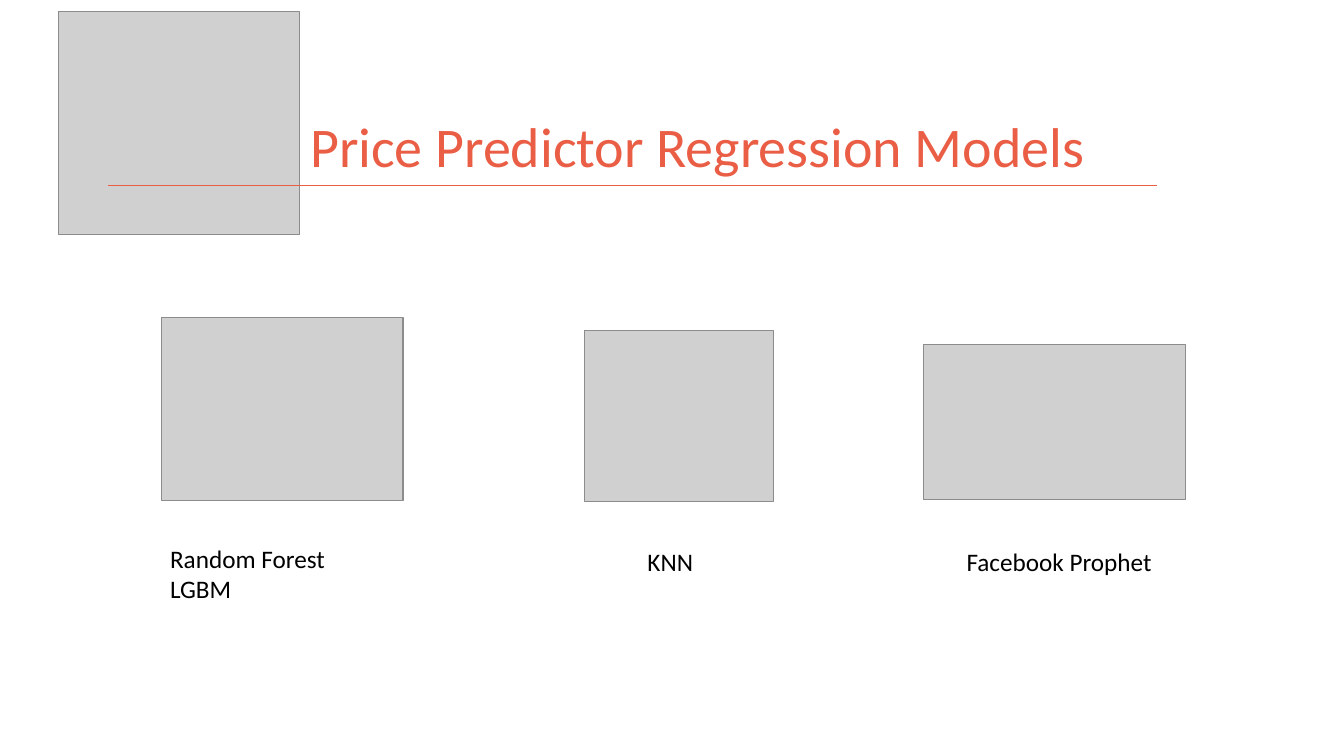
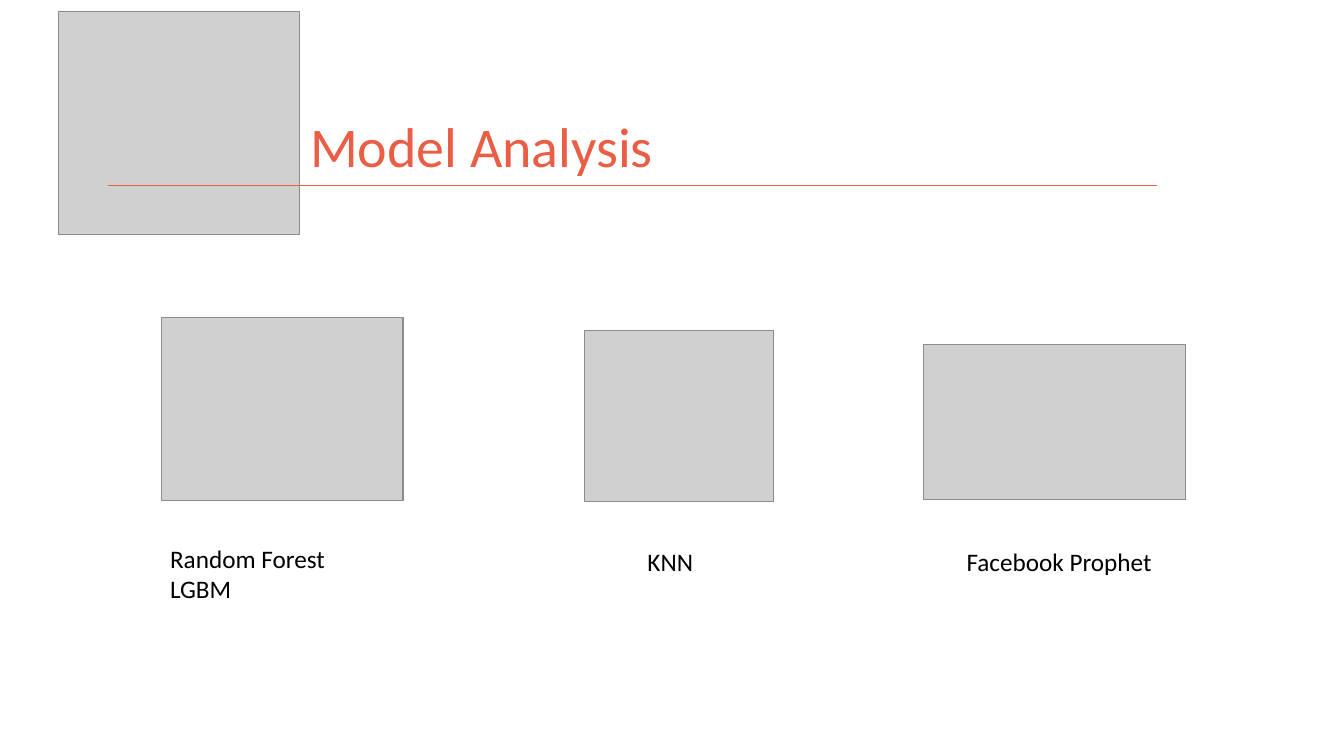
Before and after one commit to kman4/AirbnbPredictions, a slide deck: slide 7 of Airbnb Price Predictions (Model).pptx. Drawn at 1344x756 pixels with LibreOffice and Linux fonts; fonts in the diff are those of the drawing; grey boxes stand for pictures. Boxes give left, top, right and bottom in pixels: in the first picture for what was removed or moved away, otherwise in the second. Text is boxed around its words. In the diff, an @@ line names an element or a change of style, - is before the commit and + after.

```diff
--- a/Airbnb Price Predictions (Model).pptx
+++ b/Airbnb Price Predictions (Model).pptx
@@ title at (310,128,653,176): text changed @@
-Price Predictor Regression Models
+Model Analysis
```
Also in this commit, not shown: 5 other slides changed, 1 slide added, 1 slide removed.
